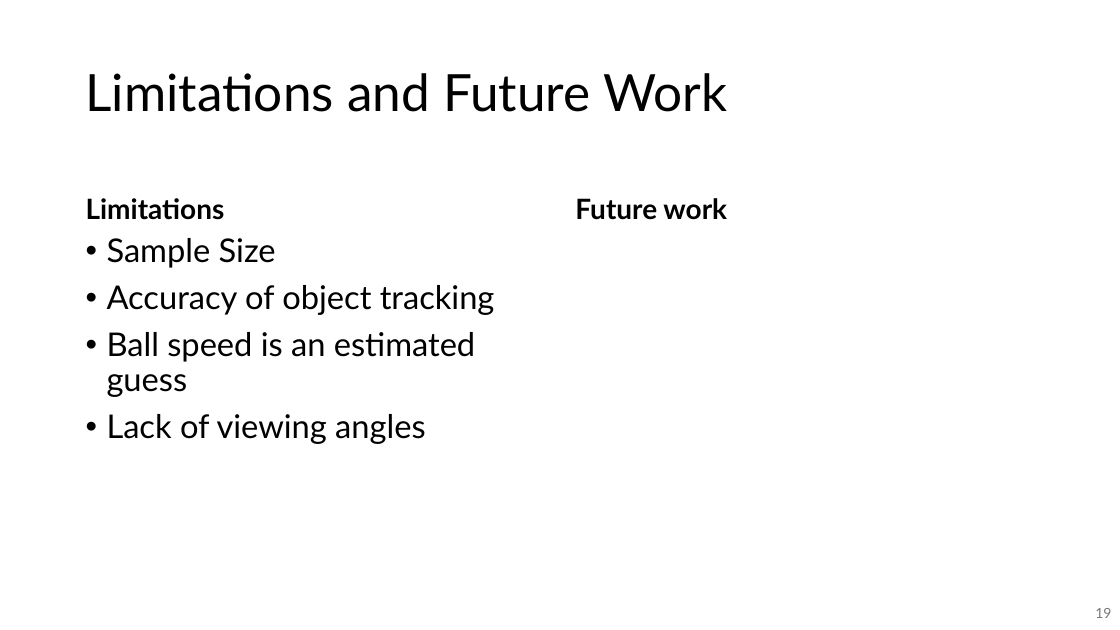
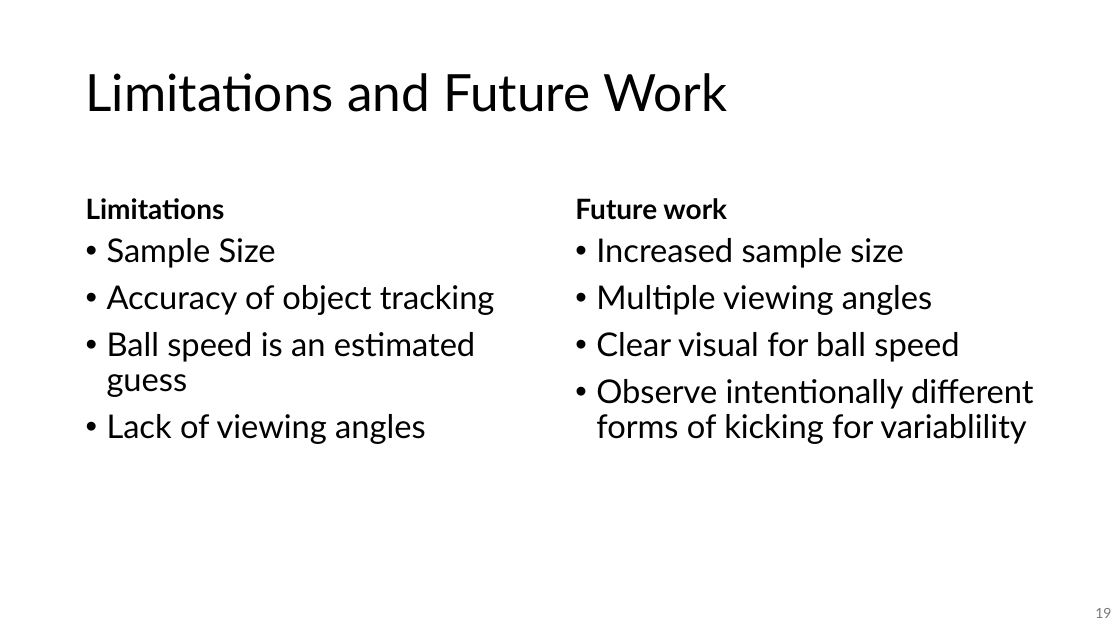
Before and after one commit to emmyregal/Soccer-Computer-Vision, a slide deck: slide 19 of Sport Presetation.pptx. Drawn at 1120x630 pixels with LibreOffice and Linux fonts; fonts in the diff are those of the drawing. Boxes give left, top, right and bottom in pixels: in the first picture for what was removed or moved away, otherwise in the second. Text is boxed around its words. In the diff, an @@ line names an element or a change of style, - is before the commit and + after.

```diff
--- a/Sport Presetation.pptx
+++ b/Sport Presetation.pptx
@@ text added at <box>596,238,1034,444</box>, 28 pt, text #000000 @@
+• Increased sample size
+• Multiple viewing angles
+• Clear visual for ball speed
+• Observe intentionally different forms of kicking for variablility
```
Also in this commit, not shown: 2 other slides changed.
